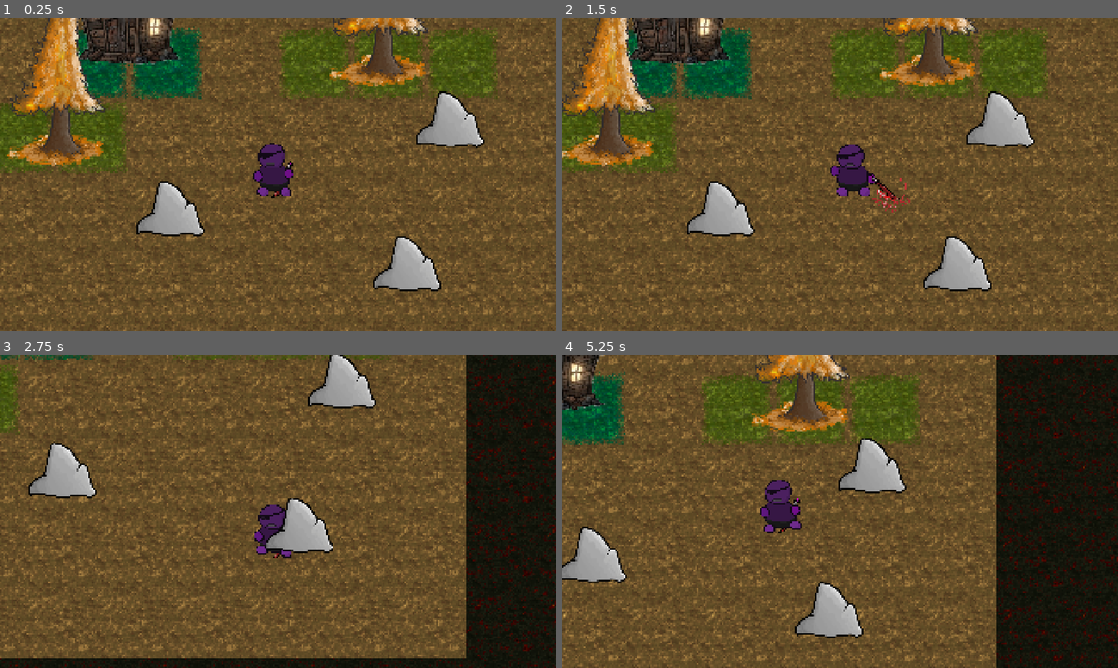
Above: before the commit, frames 1-4 (two rows, left to right).
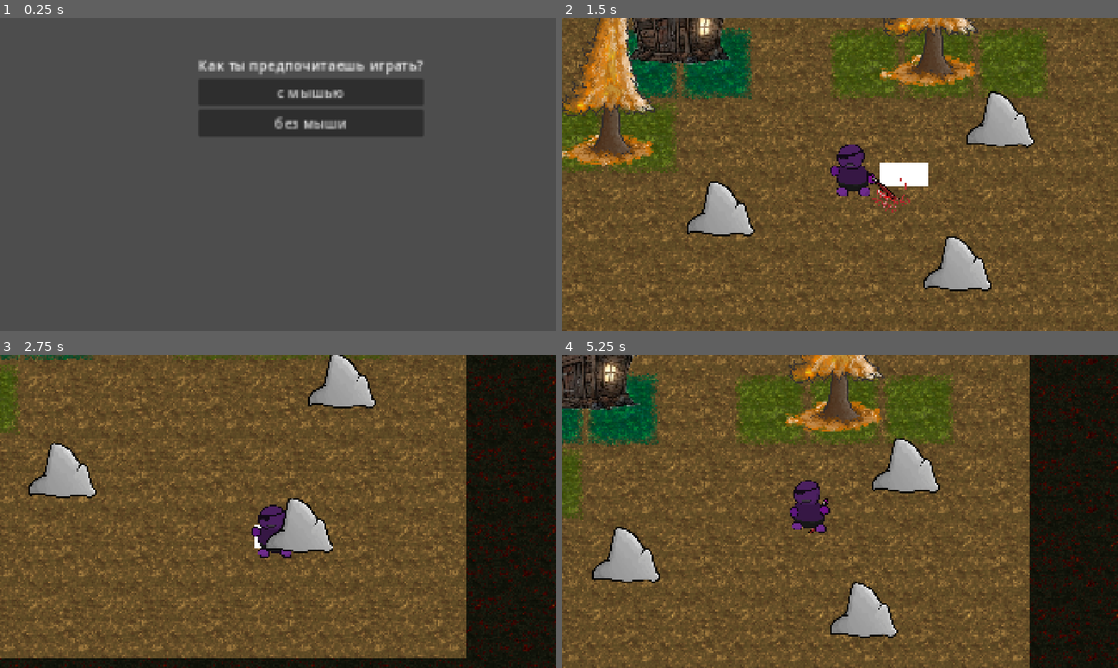
Above: after the commit, the same moments.

Repository: rew3es/the-remaining-cataclysms
Game: Godot game, scene res://levels/choise control/control.tscn
Same seed, same stepped clock (60 frames per second), same inputs: the game is played once before the commit and once after it. Before the commit the project starts from res://levels/test_polygon/test_polygon.tscn.
Inputs (mouse positions are in pixels of both pictures, inside the frame that each line leads up to):
- Up to frame 1 (0.25 s): no input
- Up to frame 2 (1.5 s): click (873, 93) at 0.5 s, where only the run after the commit has a clickable "с мышью"; move the mouse to (962, 158) at 1.27 s; press the mouse at (962, 158) at 1.28 s; hold D (move_player_right) from 1.28 s (still down)
- Up to frame 3 (2.75 s): move the mouse to (166, 527) at 2.02 s; release D (move_player_right) at 2.03 s; release the mouse at (166, 527) at 2.03 s; hold S (move_player_back) from 2.03 s (still down); click (166, 527) at 2.1 s
- Up to frame 4 (5.25 s): move the mouse to (895, 442) at 2.77 s; release S (move_player_back) at 2.78 s; press the mouse at (895, 442) at 2.78 s; hold D (move_player_right) 2.78-3.53 s; tap Space (player_dash) at 2.85, 5.1 s; move the mouse to (812, 574) at 3.52 s; release the mouse at (812, 574) at 3.53 s; hold W (move_player_forward) 3.53-4.28 s; click (812, 574) at 3.6 s; move the mouse to (1006, 558) at 4.27 s; press the mouse at (1006, 558) at 4.28 s; hold A (move_player_left) from 4.28 s (still down); move the mouse to (673, 464) at 5.02 s; release the mouse at (673, 464) at 5.03 s

The runs differ from the first frame. In frame 1, 99% of the frame differs, in the area x 0-100%, y 0-100%; in frame 2, 0.6%; in frame 3, 0.2%; in frame 4, 39%.
Error after the commit: Invalid assignment of property or key 'velocity' with value of type 'Vector2' on a base object of type 'null instance'. (res://player/movement/move.gd:29)

Commit message:
Add control modes and refactor sword

Diff:
--- a/enemies/dummy.tscn
+++ b/enemies/dummy.tscn
@@ -97,7 +97,7 @@
 size = Vector2(113, 20.300003)
 
 [sub_resource type="RectangleShape2D" id="RectangleShape2D_xct66"]
-size = Vector2(111.99999, 105.6)
+size = Vector2(111.99999, 60.8)
 
 [node name="Dummy" type="CharacterBody2D" unique_id=481085084]
 collision_layer = 4
@@ -128,7 +128,7 @@
 
 [node name="CollisionShape2D" type="CollisionShape2D" parent="Hurtbox" unique_id=1571007093]
 z_index = 3
-position = Vector2(-1.9073486e-06, -8)
+position = Vector2(-1.9073486e-06, 41)
 scale = Vector2(2.5, 2.5)
 shape = SubResource("RectangleShape2D_xct66")
 
--- /dev/null
+++ b/levels/choise control/control.gd
@@ -0,0 +1,19 @@
+extends Node
+func _ready() -> void:
+	$CenterContainer/VBoxContainer/mouse.pressed.connect(_mouse_selected)
+	$CenterContainer/VBoxContainer/no_mouse.pressed.connect(_no_mouse_selected)
+
+
+func _mouse_selected() -> void:
+
+	GameSettings.use_mouse = true
+	_finish_test()
+
+func _no_mouse_selected() -> void:
+
+	GameSettings.use_mouse = false
+	_finish_test()
+
+func _finish_test() -> void:
+	print("Используется мышь: ", GameSettings.use_mouse)
+	get_tree().change_scene_to_file("res://levels/test_polygon/test_polygon.tscn")
--- /dev/null
+++ b/levels/choise control/control.tscn
@@ -0,0 +1,29 @@
+[gd_scene format=3 uid="uid://dk8p4tyolje3b"]
+
+[ext_resource type="Script" uid="uid://dwoslwutw7ki2" path="res://levels/choise control/control.gd" id="1_s5j8j"]
+
+[node name="Control" type="Node2D" unique_id=1952035904]
+script = ExtResource("1_s5j8j")
+
+[node name="CenterContainer" type="CenterContainer" parent="." unique_id=265675302]
+offset_left = 685.0
+offset_top = 126.99999
+offset_right = 942.0
+offset_bottom = 167.0
+scale = Vector2(3.029592, 3.0399997)
+
+[node name="VBoxContainer" type="VBoxContainer" parent="CenterContainer" unique_id=248412143]
+layout_mode = 2
+
+[node name="Label" type="Label" parent="CenterContainer/VBoxContainer" unique_id=1325011502]
+layout_mode = 2
+text = "Как ты предпочитаешь играть?"
+
+[node name="mouse" type="Button" parent="CenterContainer/VBoxContainer" unique_id=1501793084]
+layout_mode = 2
+text = "с мышью"
+
+[node name="no_mouse" type="Button" parent="CenterContainer/VBoxContainer" unique_id=1778419135]
+layout_mode = 2
+text = "без мыши
+"
--- /dev/null
+++ b/levels/game_settings/game_settings.gd
@@ -0,0 +1,4 @@
+extends Node
+
+
+var use_mouse: bool = true
--- a/player/player.tscn
+++ b/player/player.tscn
@@ -183,7 +183,7 @@
 position = Vector2(0, -60)
 
 [node name="Sword" parent="." unique_id=478413639 node_paths=PackedStringArray("character") instance=ExtResource("3_g1dw6")]
-position = Vector2(10, 136)
+position = Vector2(-75, 1)
 rotation = 1.5707964
 character = NodePath("../AnimatedSprite2D")
 
--- a/player/sword/sword.gd
+++ b/player/sword/sword.gd
@@ -1,43 +1,94 @@
 extends Node2D
 class_name sword
-@onready var Hitbox_collision: Hitbox = $Hitbox
+@onready var Hitbox_collision: CollisionShape2D = $Hitbox/CollisionShape2D
 @export var character: AnimatedSprite2D
 static var is_attack_now: bool = false
 var can_attack: bool = true
 func _ready() -> void:
 	_disable(true)
-	Hitbox_collision.global_position.y -= 50
-func _process(delta: float) -> void:
-	if Input.is_action_just_pressed("fast_attack_key") and  can_attack:
-		is_attack_now = true
-		character.stop()
-		character.play("attack")
-		can_attack = false
-		_disable(false)
-		#print("fast_attack")
-		_move_hitbox()
-		await get_tree().create_timer(0.5).timeout
-		_disable(true)
-		can_attack = true
-		character.stop()
-		is_attack_now = false
+func _input(event: InputEvent) -> void:
+	if event is InputEvent:
+		if event.is_action_pressed("fast_attack_key") and can_attack and not event.is_echo():
+			_attack_procces()
+
+func _attack_procces():
+	_start_attack()
+	_disable(false)
+	await _move_hitbox()
+	await get_tree().create_timer(0.5).timeout
+	_disable(true)
+	_stop_attack()
+
+func _start_attack():
+	is_attack_now = true
+	character.stop()
+	can_attack = false
+	character.play("attack")
+
+func _stop_attack():
+	can_attack = true
+	character.stop()
+	is_attack_now = false
+
+func _move_hitbox():
+	if !GameSettings.use_mouse:
+		if Input.is_action_pressed("move_player_forward"):
+			await _attack_forward()
+		elif Input.is_action_pressed("move_player_back"):
+			await _attack_back()
+		elif Input.is_action_pressed("move_player_right"):
+			await _attack_right()
+		elif Input.is_action_pressed("move_player_left"):
+			await _attack_left()
+	elif GameSettings.use_mouse:
+		match _mouse_possition_detect():
+			"right": await _attack_right()
+			"left": await _attack_left()
+			"down": await _attack_back()
+			"up": await _attack_forward()
+
+func _mouse_possition_detect():
+	var mouse_possition = get_viewport().get_mouse_position() # вектор позиции мышки
+	var center = get_viewport_rect().size / 2 # векторп центра экрана
+	var direction = mouse_possition - center # где мышь
+	if abs(direction.x) > abs(direction.y): # если модуль координаты мышки по х больше модуля координаты мышки по y (просто смотрим, находится ли мышь ближе к боку экрана чем к низу или верху)
+		if direction.x > 0: # мышь справа
+			return "right"
+		else: return "left"
+	else:
+		if direction.y > 0: # мышь справа
+			return "down"
+		else: return "up"
 
 
-func _move_hitbox():
+
+func _attack_forward():
+	await _general_attack("y", -15, -13.5, -160, 90)
+func _attack_back():
+	await _general_attack("y", 15, 13.5, 160, 90)
+func _attack_right():
+	await _general_attack("x", 15, 0, 160, 90)
+func _attack_left():
+	await _general_attack("x", -15, 0, -160, 90)
+
+func _general_attack(transform_component: String, transform_position: int, transform_position_degree: float, transform_position_return: int,  transform_rotation_degree_return: float):
 	var itt = 0
 	while itt <= 10:
-		Hitbox_collision.global_position.y -= 15
-		Hitbox_collision.global_rotation_degrees -= 13.5
+		if(transform_component == "x"): Hitbox_collision.global_position.x += transform_position
+		elif(transform_component == "y"): Hitbox_collision.global_position.y += transform_position
+		Hitbox_collision.global_rotation_degrees += transform_position_degree
 		await get_tree().process_frame
 		itt += 1
 	await get_tree().create_timer(0.1).timeout
-	Hitbox_collision.global_position.y += 160
-	Hitbox_collision.global_rotation_degrees = 90
+	if(transform_component == "x"): Hitbox_collision.global_position.x -= transform_position_return
+	elif(transform_component == "y"): Hitbox_collision.global_position.y -= transform_position_return
+	Hitbox_collision.global_rotation_degrees = transform_rotation_degree_return
+
 
 func _disable(on_off: bool):
 	if on_off:
-		Hitbox_collision.monitorable = false
-		Hitbox_collision.visible = false
+		Hitbox_collision.set_deferred("disabled", on_off)
+		Hitbox_collision.visible = not on_off
 	else:
-		Hitbox_collision.monitorable = true
-		Hitbox_collision.visible = true
+		Hitbox_collision.set_deferred("disabled", on_off)
+		Hitbox_collision.visible = not on_off
--- a/player/sword/sword.tscn
+++ b/player/sword/sword.tscn
@@ -20,3 +20,9 @@
 [node name="CollisionShape2D" type="CollisionShape2D" parent="Hitbox" unique_id=1135239284]
 position = Vector2(0.5, -43)
 shape = SubResource("RectangleShape2D_spjsr")
+
+[node name="ColorRect" type="ColorRect" parent="Hitbox/CollisionShape2D" unique_id=106484316]
+offset_left = -39.5
+offset_top = -83.0
+offset_right = 39.5
+offset_bottom = 80.0
--- a/project.godot
+++ b/project.godot
@@ -11,13 +11,14 @@
 [application]
 
 config/name="The Remaining Cataclysms"
-run/main_scene="uid://bd7of2omlhj1y"
+run/main_scene="uid://dk8p4tyolje3b"
 config/features=PackedStringArray("4.7", "Forward Plus")
 config/icon="res://icon.svg"
 
 [autoload]
 
 Dash="*uid://bganf7bfhshk"
+GameSettings="*uid://vw4gubjbjpo2"
 
 [display]
 
@@ -64,7 +65,7 @@
 fast_attack_key={
 "deadzone": 0.2,
 "events": [Object(InputEventMouseButton,"resource_local_to_scene":false,"resource_name":"","device":-1,"window_id":0,"a …(253 unchanged characters)…
-, Object(InputEventKey,"resource_local_to_scene":false,"reso …(131 unchanged characters)… d":false,"keycode":0,"physical_keycode":70,"key_label":0,"unicode":102,"location":0,"echo":false,"script":null)
+, Object(InputEventKey,"resource_local_to_scene":false,"reso …(131 unchanged characters)… d":false,"keycode":0,"physical_keycode":4194326,"key_label":0,"unicode":0,"location":0,"echo":false,"script":null)
 ]
 }
 
Not shown, added: levels/choise control/control.gd.uid
Not shown, added: levels/game_settings/game_settings.gd.uid
Not shown, changed: NEW.md
